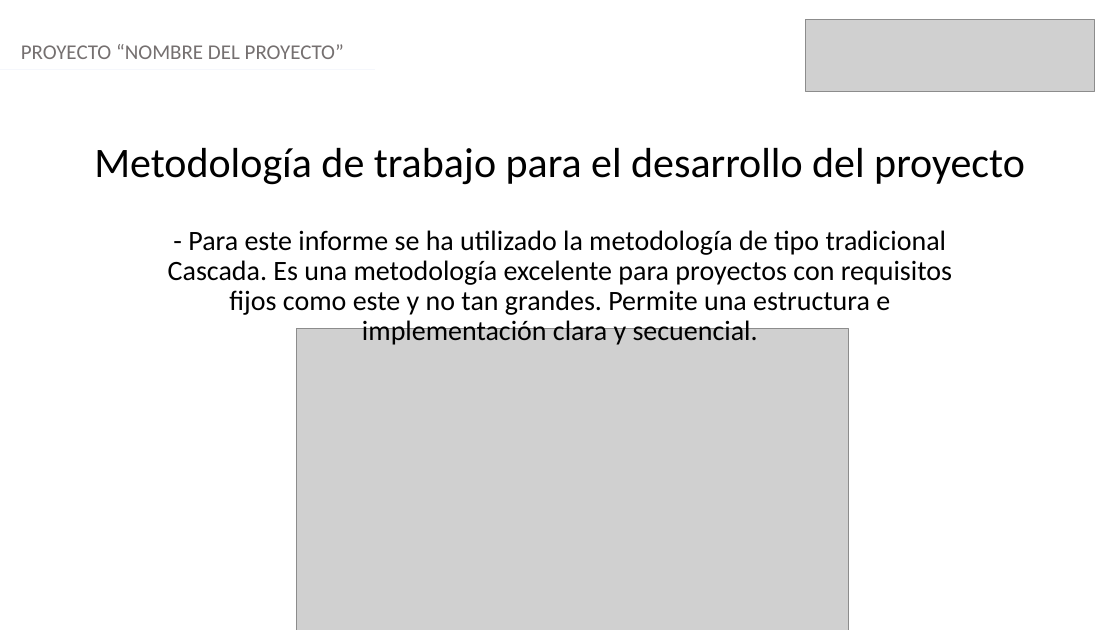
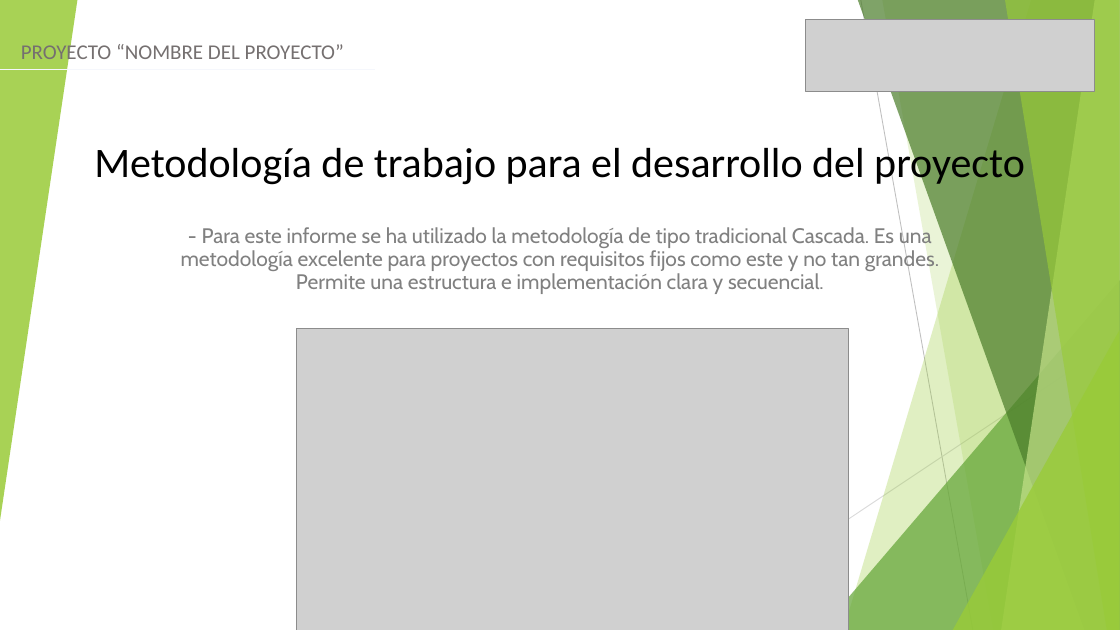
Before and after one commit to iahumadaz/Portafolio-Titulo, a slide deck: slide 6 of Fase2/Evidencias Grupales/Formato Presentación final Portafolio-b.pptx. Drawn at 1120x630 pixels with LibreOffice and Linux fonts; fonts in the diff are those of the drawing; grey boxes stand for pictures. Boxes give left, top, right and bottom in pixels: in the first picture for what was removed or moved away, otherwise in the second. Text is boxed around its words. In the diff, an @@ line names an element or a change of style, - is before the commit and + after.

```diff
--- a/Fase2/Evidencias Grupales/Formato Presentación final Portafolio-b.pptx
+++ b/Fase2/Evidencias Grupales/Formato Presentación final Portafolio-b.pptx
@@ group added at (0, 0, 1120, 630): 5 freeform shapes, 3 triangles, 2 lines @@
@@ subtitle "- Para este informe se ..." at (181, 227, 939, 294): size 24 to 18 pt, font Calibri to Cabin, text colour #000000 to #808080 @@
```
Also in this commit, not shown: 13 other slides changed.
